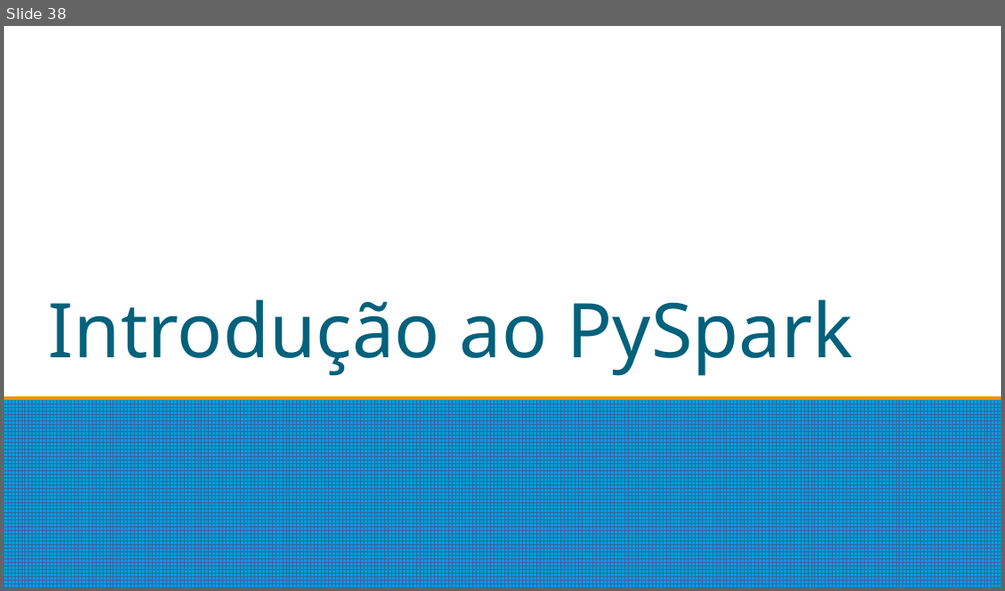
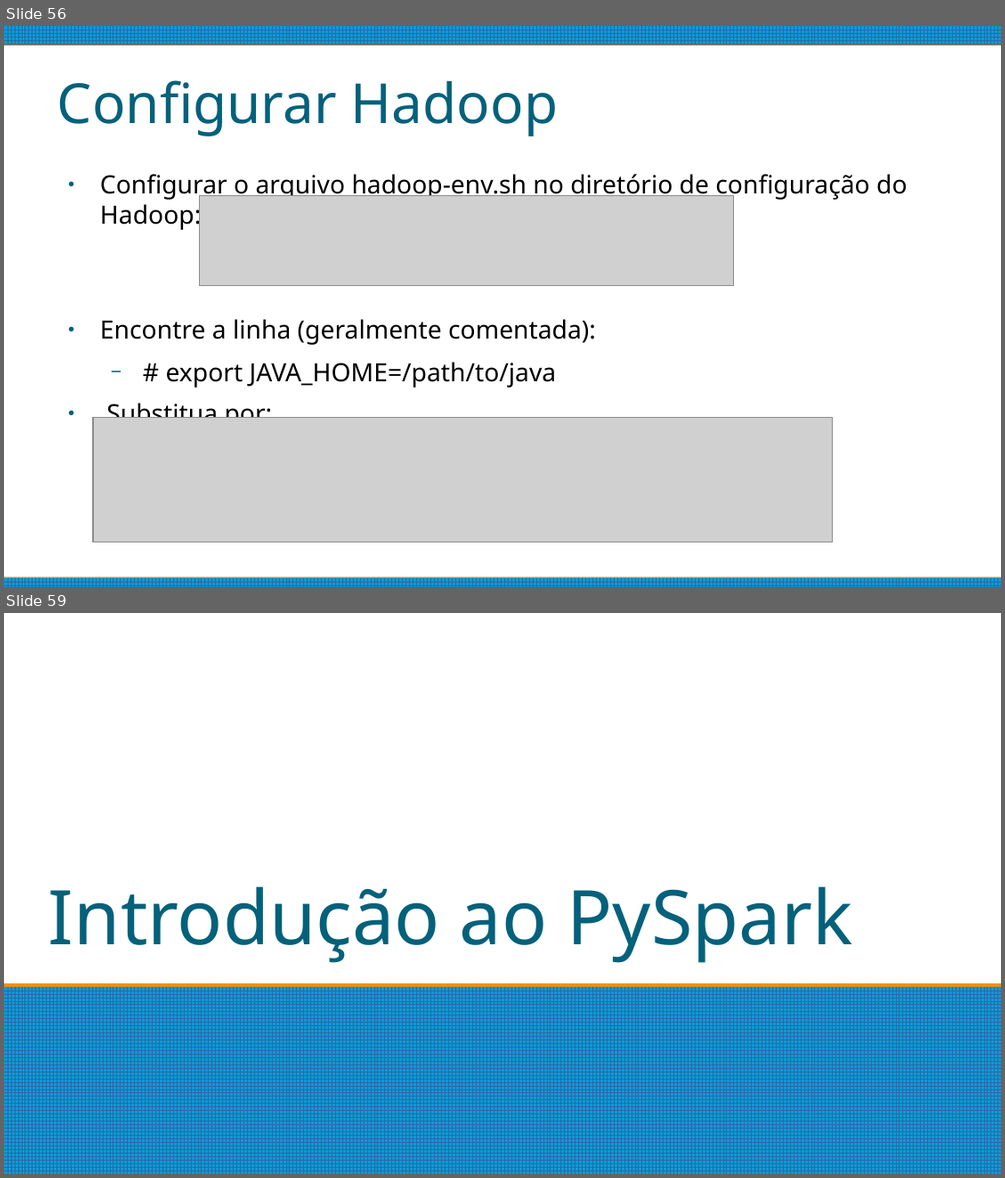
Before and after one commit to matheushpalves/estacioBigData, a slide deck: Introdução.odp. Shown one above the other, each under a label of ours: slide 38 before the commit, slides 56 and 59 after it; the slides between them are not shown. The pictures are 1005x591 and 1005x1178 pixels, drawn with LibreOffice and Linux fonts; fonts in the diff are those of the drawing; grey boxes stand for pictures. Boxes give left, top, right and bottom in pixels: in the first picture for what was removed or moved away, otherwise in the second. Text is boxed around its words. In the diff, an @@ line names an element or a change of style, - is before the commit and + after.

```diff
--- a/Introdução.odp
+++ b/Introdução.odp
@@ slide 56 added at [4,26,1001,587], background #FFFFFF @@
@@ rectangle added at [4,26,1001,44], fill pattern #3465A4 on #009EDA @@
@@ title added at [57,80,558,136], 44 pt, text #04617B @@
+Configurar Hadoop
@@ text added at [100,174,906,418], 20 pt, text #000000 @@
+● Configurar o arquivo hadoop-env.sh no diretório de configuração do Hadoop:
+● Encontre a linha (geralmente comentada):
+  − # export JAVA_HOME=/path/to/java
+● Substitua por:
@@ picture added at [201,196,735,287] @@
@@ picture added at [93,418,832,542] @@
@@ rectangle added at [4,578,1001,587], fill pattern #3465A4 on #009EDA @@
@@ what was slide 38 is now slide 59 @@
```
Also in this commit, not shown: 20 other slides added.
